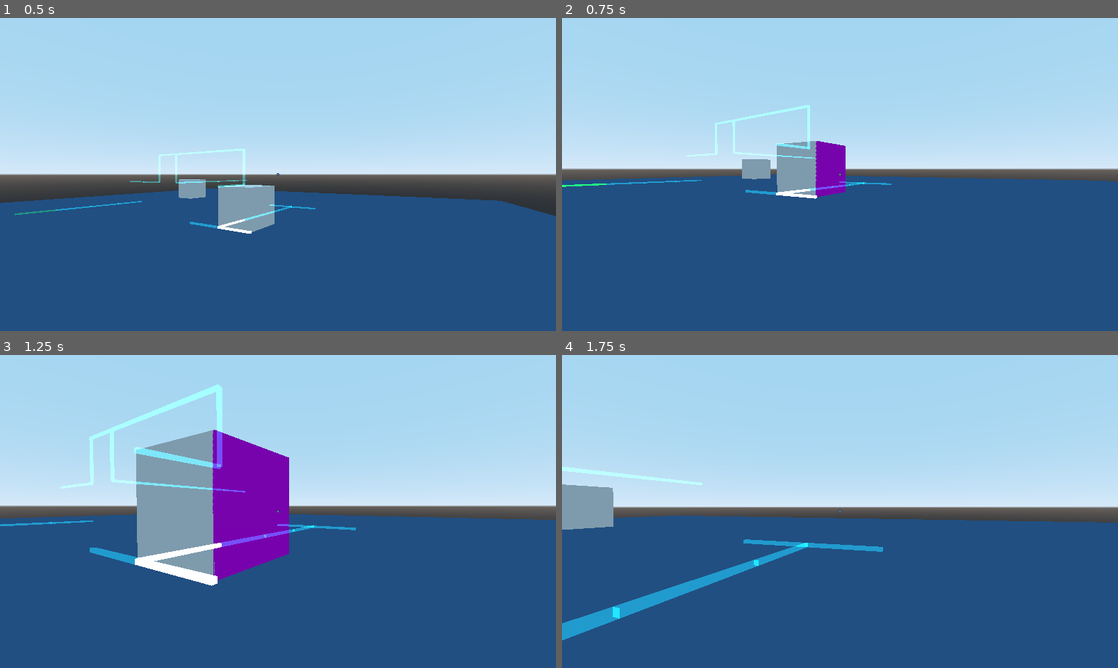
Above: before the commit, frames 1-4 (two rows, left to right).
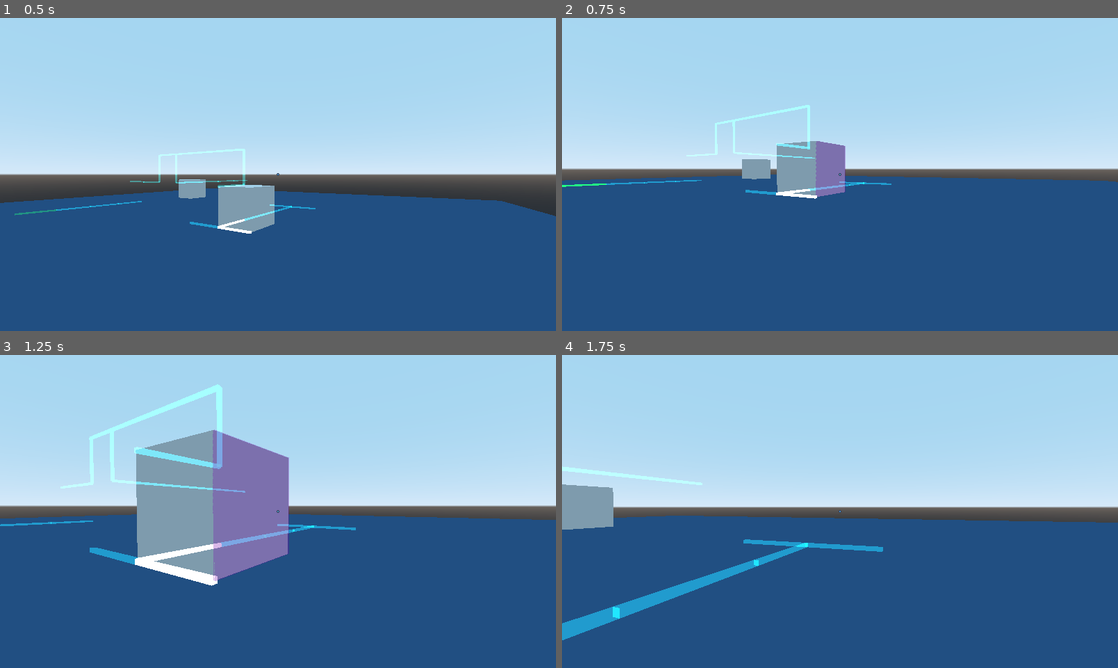
Above: after the commit, the same moments.

Repository: patrickgh3/rails
Game: Godot game, scene res://objects/World.tscn
Two runs of this game, one before a commit and one after it. Both use one fixed random seed, a clock stepped at 60 frames per second and the inputs below. The engine's default icon, where the game draws it, is replaced by a stand-in: a white triangle on a blue panel in a dark square.
Inputs (mouse positions are in pixels of both pictures, inside the frame that each line leads up to):
- Up to frame 1 (0.5 s): no input
- Up to frame 2 (0.75 s): tap Enter at 0.5 s; move the mouse to (834, 180) at 0.52 s; hold Up (ui_up) from 0.53 s (still down); tap C (crouch) at 0.6 s
- Up to frame 3 (1.25 s): keep holding Up (ui_up)
- Up to frame 4 (1.75 s): keep holding Up (ui_up); move the mouse to (878, 514) at 1.27 s; click (878, 514) at 1.35 s

Frame 1 is identical in both runs. In frame 2, 0.9% of the frame differs, in the area x 45-51%, y 39-58%; in frame 3, 5.4%, in the area x 38-52%, y 23-73%; in frame 4, nothing differs.

Commit message:
Add rails attached to boxes, make highlight translucent

Diff:
--- a/rails/objects/Box.gd
+++ b/rails/objects/Box.gd
@@ -111,6 +111,7 @@
 	# Note: it's very possible this optimization isn't good enough or has failure cases!
 	var nearby_rails = Array()
 	for rail in world.rails:
+		if rail.get_parent() == self:  continue
 		if rail_nearby(rail):
 			nearby_rails.append(rail)
 
@@ -152,16 +153,16 @@
 # Rough check if the rail is closeby on the grid
 func rail_nearby(rail):
 	var cutoff = 2
-	if abs(round(translation.x) - round(rail.translation.x)) > cutoff: return false
-	if abs(round(translation.y) - round(rail.translation.y)) > cutoff: return false
-	if abs(round(translation.z) - round(rail.translation.z)) > cutoff: return false
+	if abs(round(get_global_transform().origin.x) - round(rail.get_global_transform().origin.x)) > cutoff: return false
+	if abs(round(get_global_transform().origin.y) - round(rail.get_global_transform().origin.y)) > cutoff: return false
+	if abs(round(get_global_transform().origin.z) - round(rail.get_global_transform().origin.z)) > cutoff: return false
 	return true
 
 
 func point_on_rail(point, rail):
-	var line_a = rail.translation
+	var line_a = rail.get_global_transform().origin
 	# We get the basis here to account for the rails being rotated in the scene editor
-	var line_b = rail.translation + rail.transform.basis.x.normalized()
+	var line_b = rail.get_global_transform().origin + rail.transform.basis.x.normalized()
 
 	# This formula is from: https://stackoverflow.com/a/17590923/2134837
 	var ab = (line_a - line_b).length()
--- a/rails/objects/Highlight.tscn
+++ b/rails/objects/Highlight.tscn
@@ -26,6 +26,7 @@
 
 // Output:0
 	ALBEDO = n_out2p0;
+	ALPHA = n_out2p1;
 
 }
 
@@ -36,7 +37,7 @@
 "
 nodes/fragment/2/node = SubResource( 2 )
 nodes/fragment/2/position = Vector2( 240, 160 )
-nodes/fragment/connections = PoolIntArray( 2, 0, 0, 0 )
+nodes/fragment/connections = PoolIntArray( 2, 0, 0, 0, 2, 1, 0, 1 )
 
 [sub_resource type="ShaderMaterial" id=4]
 shader = SubResource( 3 )
--- a/rails/objects/Rail.tscn
+++ b/rails/objects/Rail.tscn
@@ -213,7 +213,9 @@
 shader_param/is_target = null
 shader_param/glow = null
 
-[node name="Rail" type="Spatial"]
+[node name="Rail" type="Spatial" groups=[
+"Rails",
+]]
 script = ExtResource( 1 )
 __meta__ = {
 "_edit_group_": true
--- a/rails/objects/World.gd
+++ b/rails/objects/World.gd
@@ -4,12 +4,12 @@
 var boxes = Array()
 
 func _ready():
-	# Add all rails to rails array
 	for node in self.get_children():
-		if "Rail" in node.name:
-			rails.append(node)
 		if "Box" in node.name:
 			boxes.append(node)
+
+	for rail in get_tree().get_nodes_in_group("Rails"):
+		rails.append(rail)
 
 
 func vectors_equal (a, b, margin = .1):
--- a/rails/objects/World.tscn
+++ b/rails/objects/World.tscn
@@ -56,35 +56,27 @@
 
 [node name="Rail227" parent="Box13" instance=ExtResource( 3 )]
 transform = Transform( -4.37114e-08, 0, -1, 0, 1, 0, 1, 0, -4.37114e-08, 0, 2, 4 )
-test = true
 
 [node name="Rail228" parent="Box13" instance=ExtResource( 3 )]
 transform = Transform( -4.37114e-08, 0, -1, 0, 1, 0, 1, 0, -4.37114e-08, 0, 1, 5 )
-test = true
 
 [node name="Rail233" parent="Box13" instance=ExtResource( 3 )]
 transform = Transform( 1, 0, 0, 0, 1, 0, 0, 0, 1, -3, 1, 4 )
-test = true
 
 [node name="Rail236" parent="Box13" instance=ExtResource( 3 )]
 transform = Transform( 1, 0, 0, 0, 1, 0, 0, 0, 1, -4, 1, 4 )
-test = true
 
 [node name="Rail234" parent="Box13" instance=ExtResource( 3 )]
 transform = Transform( 1, 0, 0, 0, 1, 0, 0, 0, 1, -2, 1, 4 )
-test = true
 
 [node name="Rail235" parent="Box13" instance=ExtResource( 3 )]
 transform = Transform( 1, 0, 0, 0, 1, 0, 0, 0, 1, -1, 1, 4 )
-test = true
 
 [node name="Rail232" parent="Box13" instance=ExtResource( 3 )]
 transform = Transform( -4.37114e-08, 0, -1, 0, 1, 0, 1, 0, -4.37114e-08, 0, 1, 6 )
-test = true
 
 [node name="Box14" parent="." instance=ExtResource( 2 )]
 transform = Transform( 1, 0, 0, 0, 1, 0, 0, 0, 1, -24, 0, 23 )
-test = true
 
 [node name="Box10" parent="." instance=ExtResource( 2 )]
 transform = Transform( 1, 0, 0, 0, 1, 0, 0, 0, 1, -10, 0, 19 )
